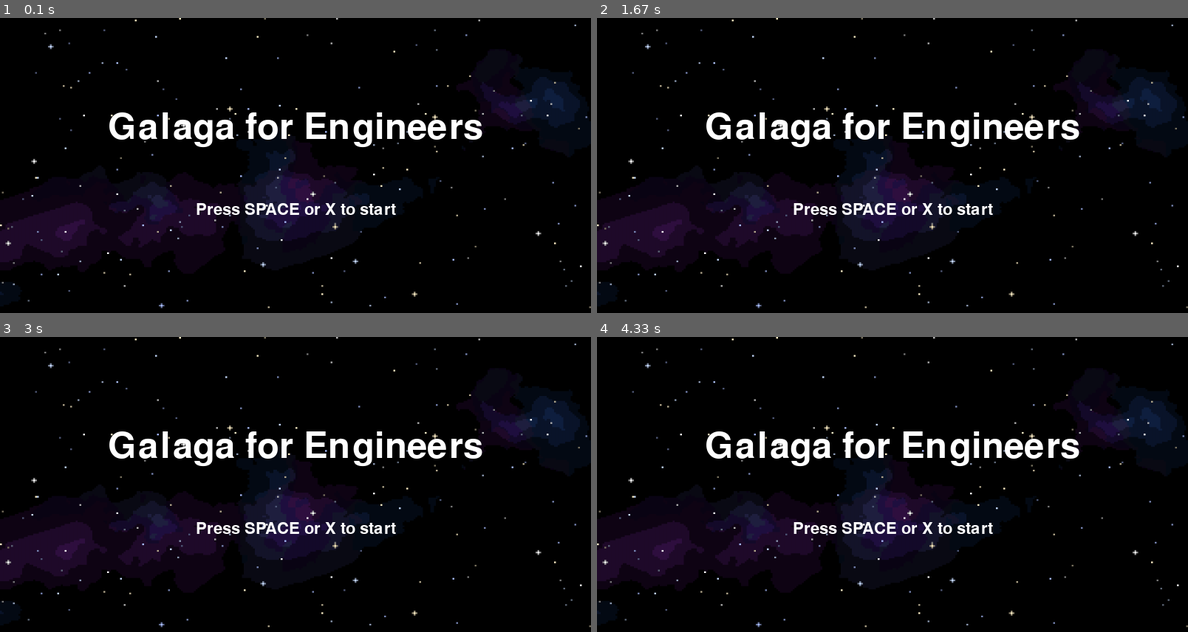
Above: before the commit, frames 1-4 (two rows, left to right).
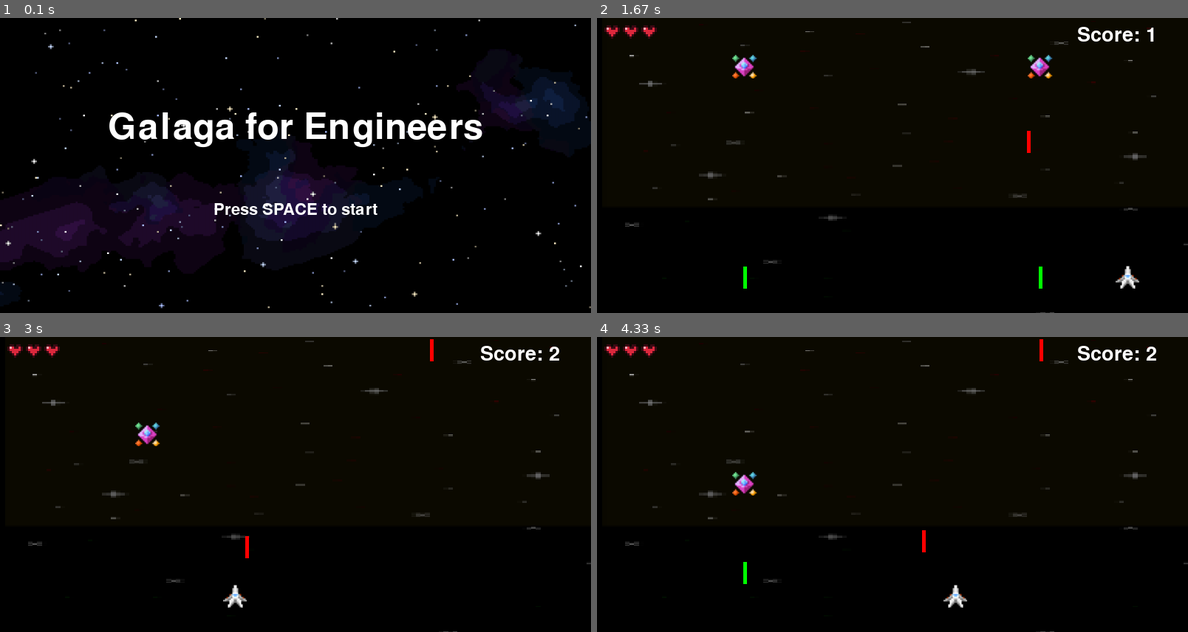
Above: after the commit, the same moments.

Repository: Nikolas-05/Pygame-Demo
Game: pygame game, started from Main.py
The game is run twice, just before and just after one commit, with the same random seed, the same clock (stepped at 60 frames per second) and the same inputs.
Inputs:
- Up to frame 1 (0.1 s): no input
- Up to frame 2 (1.67 s): tap Space at 0.33, 0.67, 1.07, 1.37, 1.57 s; hold Right 1-1.47 s; hold Right from 1.5 s (still down)
- Up to frame 3 (3 s): tap Space at 1.87, 2.07, 2.37, 2.63, 2.93 s; release Right at 1.97 s; hold Left 2-2.53 s; hold Left 2.57-2.97 s
- Up to frame 4 (4.33 s): hold Right 3-3.63 s; tap Space at 3.07, 3.37, 3.73, 4.03, 4.23 s; hold Left 3.67-4.13 s; hold Right from 4.17 s (still down)

The runs differ from the first frame. In frame 1, 0.8% of the frame differs, in the area x 33-67%, y 62-67%; in frame 2, 15%, in the area x 0-100%, y 0-100%; in frame 3, 15%; in frame 4, 15%.

Commit message:
headache gone

Diff:
--- a/Main.py
+++ b/Main.py
@@ -9,6 +9,7 @@
 import Score
 import Background
 import ShootingEnemy
+import Lives                                   # added: the hearts / lives counter
 #Initialize everything
 pg.init()
 
@@ -19,7 +20,7 @@
 background= Background.Background(window_width, window_height)
 
 clock = pg.time.Clock()
-player = Player.Player(x=400, y=700, scale=2)
+player = Player.Player(x=400, y=350, scale=2)   # adjusted: y was 700, below the 400 tall window, so the player was off screen
 dt = 0
 lasers = []
 enemies = []
@@ -27,6 +28,7 @@
 time_between_shot =  .5
 score_obj = Score.Score(650,10, None, 40)
 score = 0
+lives = Lives.Lives()                          # added: start with 3 lives
 keys = pg.key.get_pressed()
 
 #Wave handling
@@ -34,20 +36,20 @@
 
 
 # # ---- intro screen ----
-while True:
-    intro_bg = pg.transform.smoothscale(pg.image.load('Galaxy_background_black.PNG').convert(), screen.get_size())
-    title = pg.font.Font(None, 72).render('Galaga for Engineers', True, 'white')
-    prompt = pg.font.Font(None, 32).render('Press SPACE or X to start', True, 'white')
-    while not keys[pg.K_SPACE]:
-        for event in pg.event.get():
-            if event.type == pg.QUIT:
-                pg.quit()
-                sys.exit()
-        screen.blit(intro_bg, (0, 0))
-        screen.blit(title, title.get_rect(center=(400, 150)))
-        screen.blit(prompt, prompt.get_rect(center=(400, 260)))
-        pg.display.update()
-        clock.tick(60)
+intro_bg = pg.transform.smoothscale(pg.image.load('Galaxy_background_black.PNG').convert(), screen.get_size())   # adjusted: no outer while True, it trapped the game in the intro forever
+title = pg.font.Font(None, 72).render('Galaga for Engineers', True, 'white')       # adjusted: moved out of the removed while True
+prompt = pg.font.Font(None, 32).render('Press SPACE to start', True, 'white')      # adjusted: moved out of the removed while True
+while not keys[pg.K_SPACE]:
+    for event in pg.event.get():
+        if event.type == pg.QUIT:
+            pg.quit()
+            sys.exit()
+    screen.blit(intro_bg, (0, 0))
+    screen.blit(title, title.get_rect(center=(400, 150)))
+    screen.blit(prompt, prompt.get_rect(center=(400, 260)))
+    pg.display.update()
+    clock.tick(60)
+    keys = pg.key.get_pressed()                # added: re-read the keyboard every frame, so pressing SPACE ends the intro
 
 def progressWave(waves):
     line = waves.readline().rstrip("\r\n")
@@ -114,6 +116,13 @@
         for laser in lasers:
             score+=enemy.destroy(laser)
             laser.destroy(enemy)
+
+        if enemy.enemy_rect.colliderect(player.player_rect):   # added: the enemy touched the player
+            enemy.destroy()                                     # added: remove that enemy so it only costs one life
+            lives.lose_life(1)                                  # added: the player loses one life
+            if lives.out_of_lives():                            # added: no lives left
+                pg.quit()                                       # added: end the game
+                sys.exit()                                      # added
     enemies = [enemy for enemy in enemies if not enemy.destroyed]
 
 
@@ -121,6 +130,7 @@
     score_obj.update(text, screen)
     player.update()
     player.show(screen)
+    lives.draw(screen)                         # added: draw the hearts in the top left
 
     pg.display.update()
     dt = clock.tick(60)/1000
